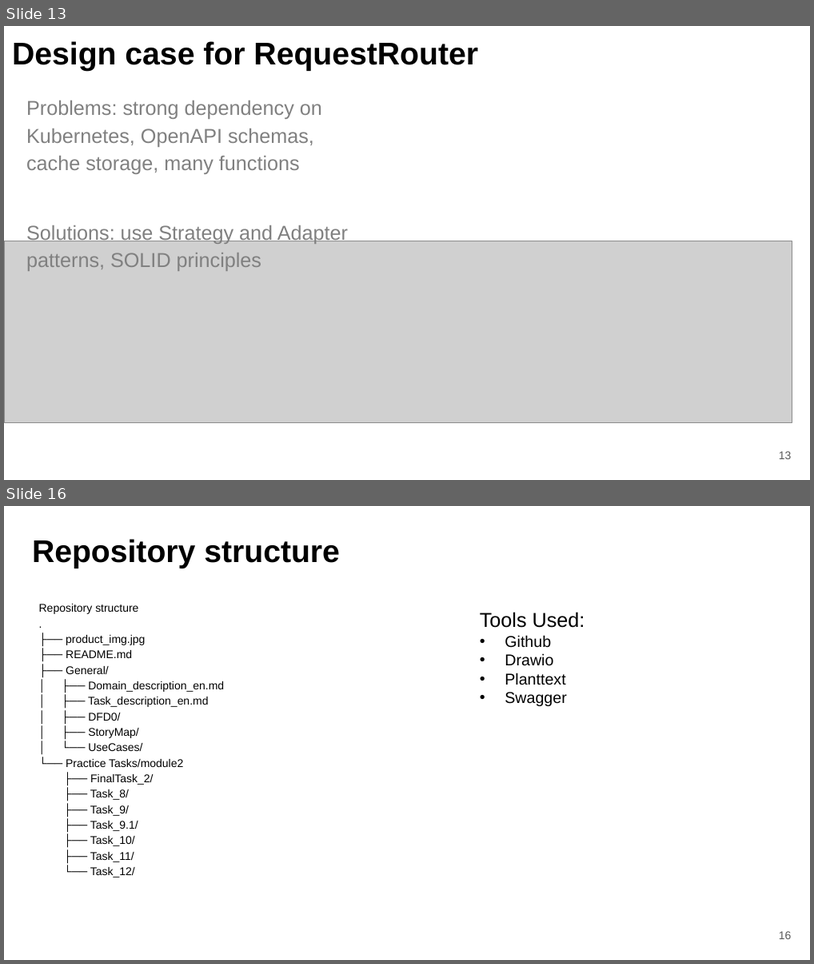
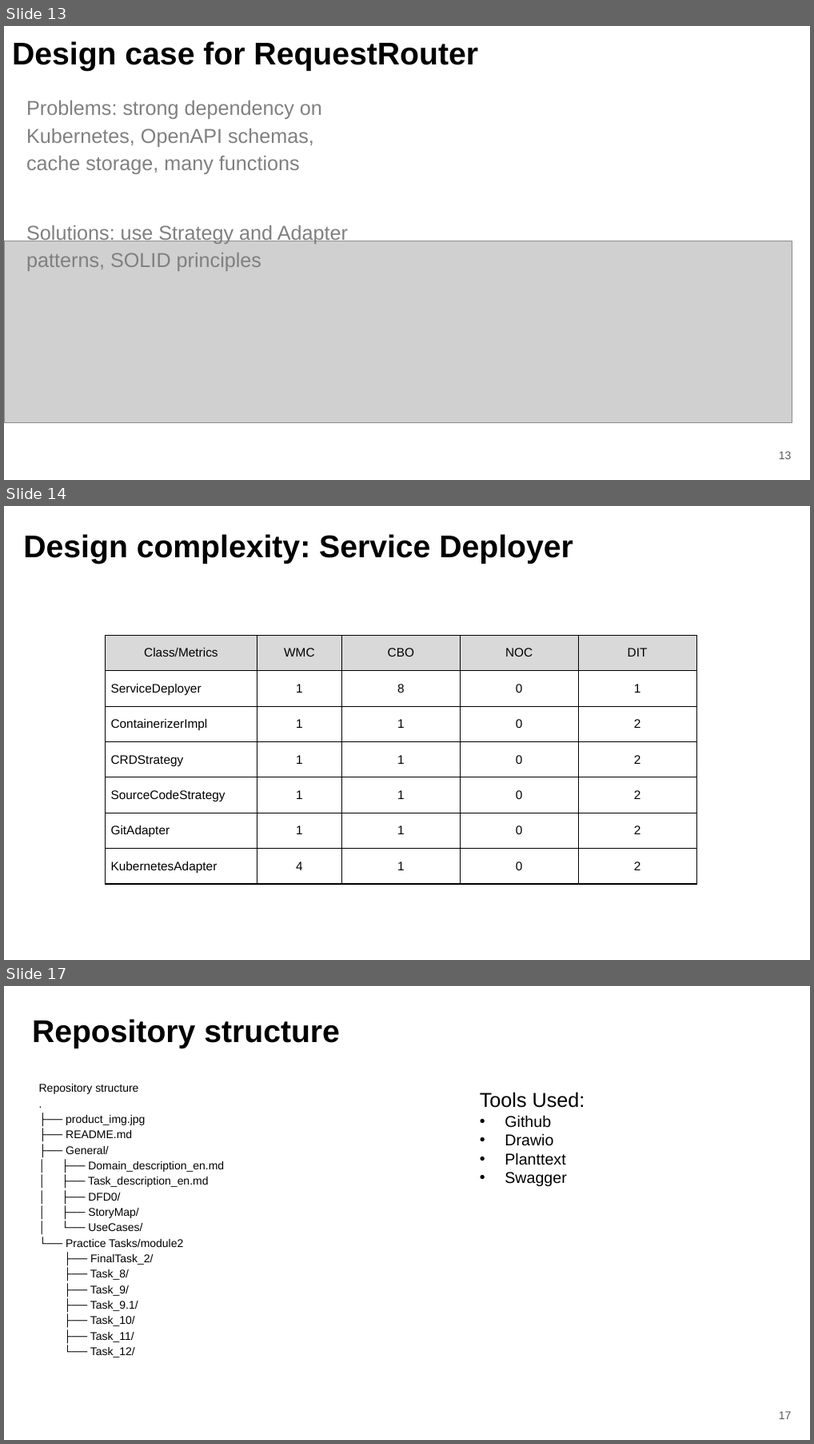
Before and after one commit to fanglores/Advanced-Software-Design, a slide deck: PracticeTasks/Module2/FinalTask_2/FinalTask_2.pptx. Shown one above the other, each under a label of ours: slides 13 and 16 before the commit, slides 13, 14 and 17 after it; the slides between them are not shown. The pictures are 814x964 and 814x1444 pixels, drawn with LibreOffice and Linux fonts; fonts in the diff are those of the drawing; grey boxes stand for pictures. Boxes give left, top, right and bottom in pixels: in the first picture for what was removed or moved away, otherwise in the second. Text is boxed around its words. In the diff, an @@ line names an element or a change of style, - is before the commit and + after.

Commit message:
design complexity

```diff
--- a/PracticeTasks/Module2/FinalTask_2/FinalTask_2.pptx
+++ b/PracticeTasks/Module2/FinalTask_2/FinalTask_2.pptx
@@ slide 14 added at (4,506,810,960), background #FFFFFF @@
@@ title added at (23,534,574,564), 28 pt, text #000000, bold @@
+Design complexity: Service Deployer
@@ table added at (106,635,698,884), 7 rows, 5 columns @@
+Class/Metrics | WMC | CBO | NOC | DIT
+ServiceDeployer | 1 | 8 | 0 | 1
+ContainerizerImpl | 1 | 1 | 0 | 2
+CRDStrategy | 1 | 1 | 0 | 2
+SourceCodeStrategy | 1 | 1 | 0 | 2
+GitAdapter | 1 | 1 | 0 | 2
+KubernetesAdapter | 4 | 1 | 0 | 2
@@ what was slide 16 is now slide 17 @@
@@ page number at (779,1411,792,1419): text changed @@
-16
+17
```
Also in this commit, not shown: 1 slide changed, 1 other slide added, 1 slide removed, 1 other file.
